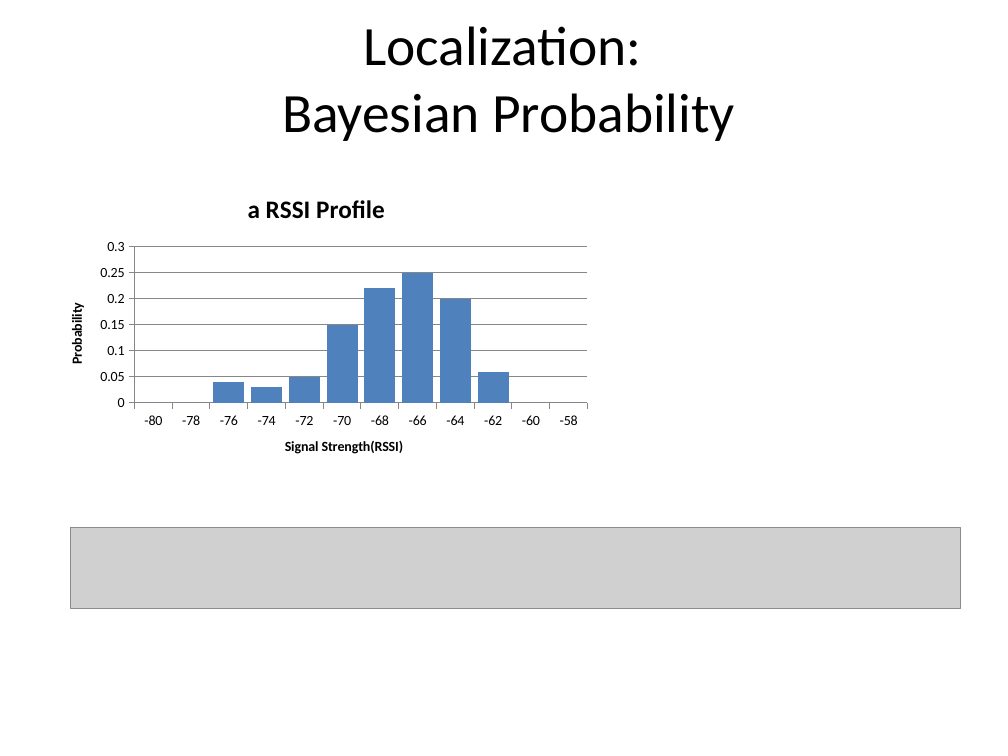
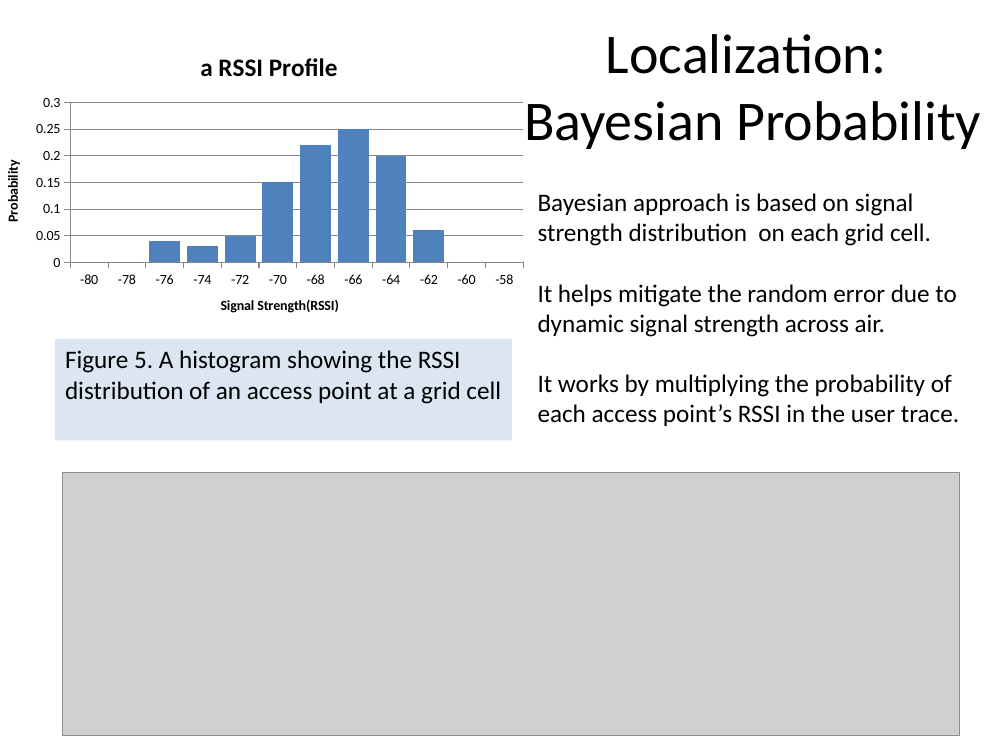
Before and after one commit to venkinarla/qya2, a slide deck: slide 7 of Final Year Porject (QYA2).pptx. Drawn at 1008x756 pixels with LibreOffice and Linux fonts; fonts in the diff are those of the drawing; grey boxes stand for pictures. Boxes give left, top, right and bottom in pixels: in the first picture for what was removed or moved away, otherwise in the second. Text is boxed around its words. In the diff, an @@ line names an element or a change of style, - is before the commit and + after.

```diff
--- a/Final Year Porject (QYA2).pptx
+++ b/Final Year Porject (QYA2).pptx
@@ column chart at bbox=[0, 39, 551, 334] @@
@@ plot area changed @@
@@ column chart: place and size @@
-column chart at bbox=[47, 181, 599, 476]
+column chart at bbox=[0, 39, 551, 334]
@@ title "Localization: Bayesian Probability": place and size @@
-title "Localization: Bayesian Probability" at bbox=[282, 26, 735, 141]
+title "Localization: Bayesian Probability" at bbox=[524, 34, 981, 149]
@@ title "Localization: Bayesian Probability" at bbox=[524, 34, 981, 149]: size 39.6 to 40 pt @@
@@ text added at bbox=[538, 193, 959, 426], 18 pt, text #000000 @@
+Bayesian approach is based on signal strength distribution on each grid cell.
+It helps mitigate the random error due to dynamic signal strength across air.
+It works by multiplying the probability of each access point’s RSSI in the user trace.
@@ rectangle added at bbox=[55, 339, 512, 440], fill #DCE6F2, 18 pt, text #000000 @@
+Figure 5. A histogram showing the RSSI distribution of an access point at a grid cell
@@ picture added at bbox=[62, 473, 959, 736] @@
@@ picture removed at bbox=[71, 527, 961, 608] @@
```
Also in this commit, not shown: 4 other slides changed, 2 other files.
